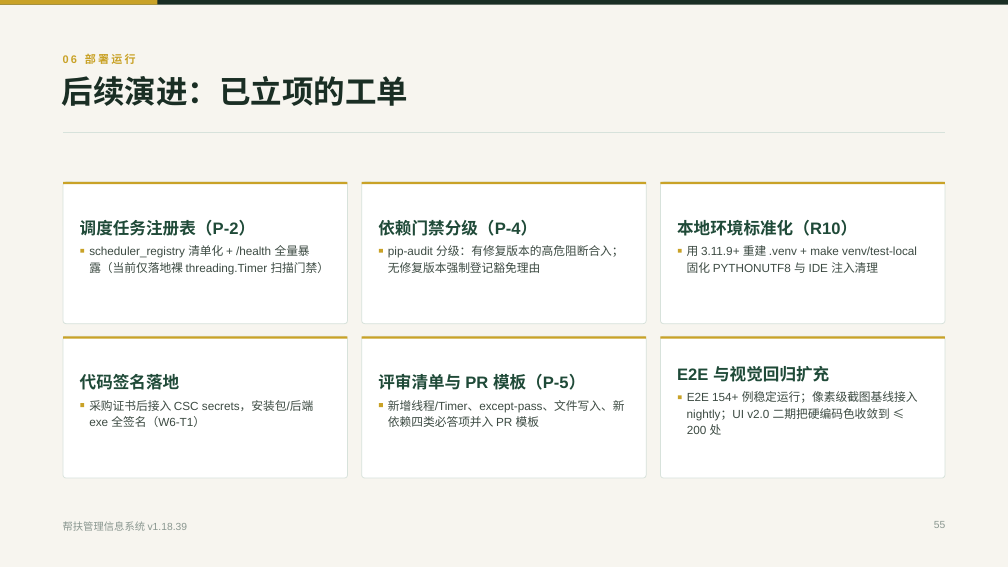
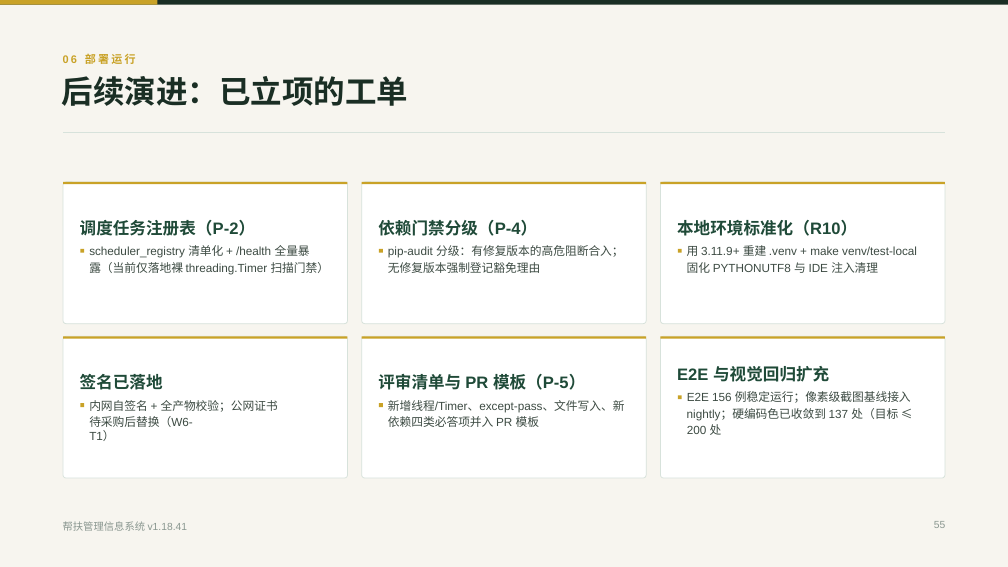
Before and after one commit to lzh745200/MRRS, a slide deck: slide 55 of docs/帮扶管理信息系统介绍.pptx. Drawn at 1008x567 pixels with LibreOffice and Linux fonts; fonts in the diff are those of the drawing. Boxes give left, top, right and bottom in pixels: in the first picture for what was removed or moved away, otherwise in the second. Text is boxed around its words. In the diff, an @@ line names an element or a change of style, - is before the commit and + after.

```diff
--- a/docs/帮扶管理信息系统介绍.pptx
+++ b/docs/帮扶管理信息系统介绍.pptx
@@ text at bbox=[80, 374, 163, 390]: text changed @@
-代码签名落地
+签名已落地
@@ text at bbox=[89, 416, 192, 441]: text changed @@
-exe 全签名（W6-T1）
+待采购后替换（W6-T1）
@@ text at bbox=[89, 400, 278, 412]: text changed @@
-采购证书后接入 CSC secrets，安装包/后端
+内网自签名 + 全产物校验；公网证书
@@ text at bbox=[687, 391, 911, 403]: text changed @@
-E2E 154+ 例稳定运行；像素级截图基线接入
+E2E 156 例稳定运行；像素级截图基线接入
@@ text at bbox=[687, 408, 898, 421]: text changed @@
-nightly；UI v2.0 二期把硬编码色收敛到 ≤
+nightly；硬编码色已收敛到 137 处（目标 ≤
@@ text at bbox=[63, 521, 188, 531]: text changed @@
-帮扶管理信息系统 v1.18.39
+帮扶管理信息系统 v1.18.41
```
Also in this commit, not shown: 50 other slides changed, 3 other files.
